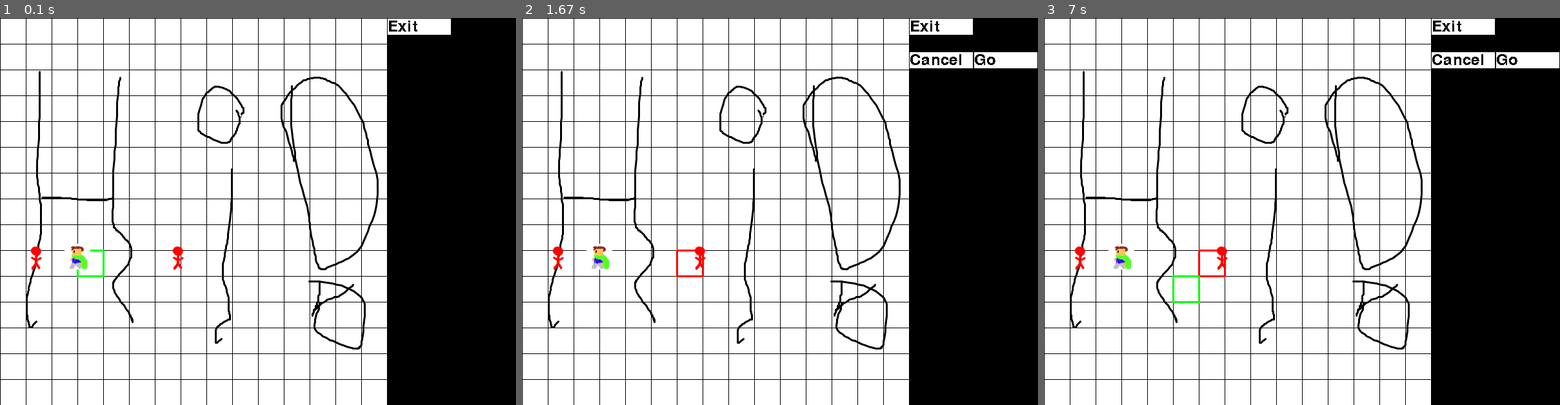
Above: before the commit, frames 1-3 (left to right).
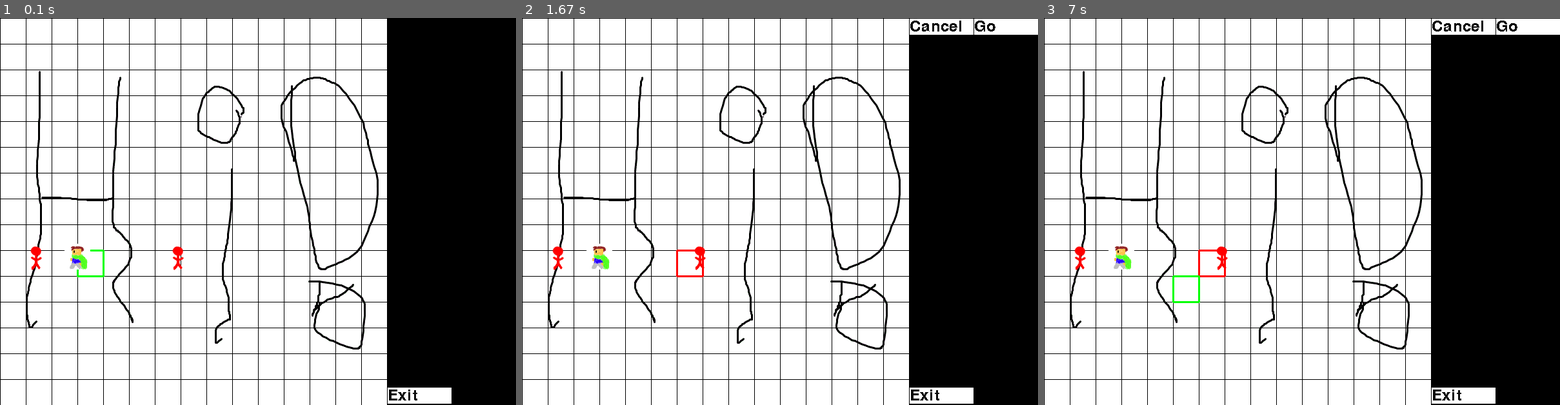
Above: after the commit, the same moments.

Repository: ssteen3/pydnd
Game: pygame game, started from trunk/GUI/pygametest.py
Two runs of this game, one before a commit and one after it. Both use one fixed random seed, a clock stepped at 60 frames per second and the inputs below.
Inputs (mouse positions are in pixels of both pictures, inside the frame that each line leads up to):
- Up to frame 1 (0.1 s): no input
- Up to frame 2 (1.67 s): hold Up 0.33-0.8 s; click (759, 226) at 0.95 s
- Up to frame 3 (7 s): click (1178, 281) at 6.92 s

The runs differ from the first frame. In frame 1, 0.9% of the frame differs, in the area x 75-88%, y 0-100%; in frame 2, 1.9%, in the area x 75-100%, y 0-100%; in frame 3, 1.9%.

Commit message:
Added movement limiting and button manager

Diff:
--- a/trunk/GUI/pygametest.py
+++ b/trunk/GUI/pygametest.py
@@ -1,9 +1,8 @@
-
 import pygame
 from pygame.locals import *
 
-class gridarea:
-	def __init__(self,root,w,h,sw,sh):
+class screenhandler:
+	def __init__(self,root,w,h,sw,sh,bg='.\\hi.gif',easybutton='y',bw=2,bh=0,bspace=1):
 		self.pieces = {}
 		self.images = {}
 		self.butnames = []
@@ -19,14 +18,17 @@
 		self.sw = sw
 		self.sh = sh
 		self.bg = 0
-		#self.canvas.pack()
-		#self.canvas.grid()
-		self.sel = piece(0,0,0,0,0,0,0)
-		self.setbg('.\\hi.gif')
+		self.sel = piece(0,0,0,0,0,0,0) #null piece
+		self.setbg(bg)
+		self.makedummychars()
+		if easybutton == 'y':
+			self.buttonstart(bw,bh,bspace)
+		self.update()
+
+	def makedummychars(self):
 		self.createpiece(250,350,'bob','.\\char.png',50,50)
 		self.createpiece(30,350,'john','.\\char.png',50,50)
 		self.createpiece(100,350,'jack','.\\char1.png',40,40)
-		self.update()
 
 	def selchar(self,name):
 		self.sel = self.pieces[name]
@@ -53,6 +55,56 @@
 	def toy(self, y):
 		return y*self.h/self.sh
 
+	def buttonstart(self, width, height=0,spacing=1):
+		self.buttonspace = spacing
+		self.buttonmode = 'standard'
+		x,y = self.root.get_size()
+		buttonspacer = x - self.w
+		buttonspaceb = y - self.h
+		if buttonspacer == 0:
+			self.buttonmode = 'bottom'
+			#note need to add other button mode compatibilities
+			print('Warning: button mode not yet supported, may be caused due to screen resolution')
+		else:
+			if height == 0:
+				self.bthigh = int(self.h/(25+self.buttonspace))
+				self.buttonheight = 25
+			else:
+				self.bthigh = height
+				self.buttonheight = int(self.h/self.bthigh) - self.buttonspace
+
+			self.btwide = width
+			self.buttonwidth = int(buttonspacer/self.btwide) - self.buttonspace
+			self.numbuttonst = -1
+			self.numbuttonsb = -1
+
+	def easybutton(self, name, color, function, align='top'):
+		#note need to add other button mode compatibilities
+		if self.buttonmode == 'standard':
+			if align == 'top':
+				print('Making Button')
+				self.numbuttonst += 1
+				return self.makebutton( self.w + self.buttonspace + (self.numbuttonst%self.btwide)*(self.buttonwidth+self.buttonspace),self.buttonspace + int(self.numbuttonst/self.btwide)*(self.buttonheight+self.buttonspace),self.buttonwidth, self.buttonheight, name, color, function)
+			elif align == 'bottom':
+				self.numbuttonsb += 1
+				return self.makebutton( self.w + self.buttonspace + (self.numbuttonsb%self.btwide)*(self.buttonwidth+self.buttonspace),self.buttonspace + (self.bthigh-1-int(self.numbuttonsb/self.btwide))*(self.buttonheight+self.buttonspace),self.buttonwidth, self.buttonheight, name, color, function)
+
+		else:
+			print('Warning: button mode not yet supported')
+
+	def easyrmbutton(self, num, align='top'):
+		if align == 'top':
+			for i in range(num):
+				last = self.butnames.pop()
+				self.butnames.append(last)
+				self.removebutton(last)
+				self.numbuttonst -= 1
+		else:
+				last = self.butnames.pop()
+				self.butnames.append(last)
+				self.removebutton(last)
+				self.numbuttonsb -= 1
+
 	def makebutton(self, left, top, width, height, name, color, function):
 		font = pygame.font.Font(None, 36)
 		text = font.render(name, 0, (10, 10, 10))
@@ -63,6 +115,16 @@
 		pygame.draw.rect(self.root,color,self.buttons[name])
 		self.root.blit(text, self.buttons[name])
 		return self.buttons[name]
+
+	def removebutton(self, name):
+		if name in self.butnames:
+			black = [0,0,0,0]
+			pygame.draw.rect(self.root,black,self.buttons[name])
+			self.butnames.remove(name)
+			del self.buttons[name]
+			del self.butfuncs[name]
+		else:
+			print('Error: Button ',name,' does not exist')
 
 	def getsel(self):
 		return self.sel
@@ -86,26 +148,23 @@
 		self.pieces[name].sel(color)
 		self.sel = self.pieces[name]
 
+	def updatepieces(self):
+		for sel in self.pieces.keys():
+			self.pieces[sel].updateloc()
+
 	def setbg(self,ifile):
 		self.drawimage(ifile,x=0,y=0)
 		self.bg = ifile
 		self.drawgrid()
 		#self.images[self.bg] = self.images[self.bg].convert()
 
-	def updatebg(self):
-		self.setbg(self.bg)
-
 	def update(self):
 		self.updateimage(ifile=self.bg,x=0,y=0)
 		self.updatepieces()
 		pygame.display.update()
 		pygame.display.flip()
 
-	def updatepieces(self):
-		for sel in self.pieces.keys():
-			self.pieces[sel].updateloc()
-
-#redraws the grid
+
 	def drawgrid(self):
 		color = [0, 0, 0, 0]
 		onetonumber = range(0,self.sh)
@@ -114,14 +173,14 @@
 		onetonumbertwo = range(0,self.sw)
 		for count in onetonumbertwo:
 			self.linesw[count] = pygame.draw.line(self.images[self.bg],color,(count*self.w/self.sw,0),(count*self.w/self.sw,self.h), 1)
-
-#adds image to canvas
 	def drawimage(self,ifile,x,y):
 		self.images[ifile] = pygame.image.load(ifile)
 		screen.blit(self.images[ifile], (x,y))
 
 	def updateimage(self,ifile,x,y):
 		screen.blit(self.images[ifile], (x,y))
+	def updatebg(self):
+		self.setbg(self.bg)
 
 class piece:
 	def __init__(self,root,x,y,image,name,iw,ih):
@@ -134,6 +193,7 @@
 		self.myname = name
 		if iw > 0:
 			self.createloc()
+			self.sq = self.grid.getsquare(self.midx,self.midy)
 
 	def inxy(self,x,y):
 		sx,sy = self.grid.getsquare(self.midx,self.midy)
@@ -149,8 +209,8 @@
 		green = [0,255,0,255]
 		black = [0,0,0,0]
 		white = [255,255,255,255]
-		cancel = self.grid.makebutton(601, 53, 98, 25, 'Cancel', white, exit)
-		go = self.grid.makebutton(701, 53, 98, 25, 'Go', white, exit)
+		cancel = self.grid.easybutton('Cancel', white, exit)
+		go = self.grid.easybutton('Go', white, exit)
 		self.grid.update()
 		print('Created Buttons')
 		self.grid.makebutton
@@ -171,41 +231,62 @@
 					x,y = next
 					if (x > 14):
 						if (cancel.collidepoint(z[0],z[1])):
+							self.grid.easyrmbutton(2)
+							self.sel(red)
+							self.grid.update()
 							return
 						if (go.collidepoint(z[0],z[1])):
+							self.grid.easyrmbutton(2)
 							self.movelist(mvsquares)
 							return
 						self.grid.handlemouse(z[0],z[1])
 					else:
-						if sqleft > 5:
-							if (cur[0] == x) and (cur[1] == y):
-								mvsquares.remove(cur)
-								if (len(mvsquares)>0):
-									cur = mvsquares.pop()
-									mvsquares.append(cur)
-								else:
-									cur = self.grid.getsquare(self.midx,self.midy)
-								self.grid.selsquare(z[0],z[1],black,0)
-								self.grid.update()
-							elif (abs(cur[0]-x)<2) and (abs(cur[1]-y)<2):
+						if (cur[0] == x) and (cur[1] == y):
+							mvsquares.remove(cur)
+							if (len(mvsquares)>1):
+								last = mvsquares.pop()
+								if (abs(cur[0]-last[0])>0) and (abs(cur[1]-last[1])>0):
+									sqleft += 15
+								elif (abs(cur[0]-last[0])>0) or (abs(cur[1]-last[1])>0):
+									sqleft += 10
+								mvsquares.append(last)
+								cur = last
+
+							elif (len(mvsquares)>0):
+								if (abs(cur[0]-self.sq[0])>0) and (abs(cur[1]-self.sq[1])>0):
+									sqleft += 15
+								elif (abs(cur[0]-self.sq[0])>0) or (abs(cur[1]-self.sq[1])>0):
+									sqleft += 10
+								cur = mvsquares.pop()
+								mvsquares.append(cur)
+
+							else:
+								if (abs(cur[0]-self.sq[0])>0) and (abs(cur[1]-self.sq[1])>0):
+									sqleft += 15
+								elif (abs(cur[0]-self.sq[0])>0) or (abs(cur[1]-self.sq[1])>0):
+									sqleft += 10
+								cur = self.grid.getsquare(self.midx,self.midy)
+							self.grid.selsquare(z[0],z[1],black,0)
+							self.grid.update()
+						elif (abs(cur[0]-x)<2) and (abs(cur[1]-y)<2):
+							if (abs(cur[0]-x)>0) and (abs(cur[1]-y)>0):
+								var = 15
+							elif (abs(cur[0]-x)>0) or (abs(cur[1]-y)>0):
+								var = 10
+							if sqleft >= var:
 								if not (next in mvsquares):
-									if (abs(cur[0]-x)>0) and (abs(cur[1]-y)>0):
-										sqleft -= 15
-									elif (abs(cur[0]-x)>0) or (abs(cur[1]-y)>0):
-										sqleft -= 10
+									sqleft -= var
 									mvsquares.append(next)
 									self.grid.selsquare(z[0],z[1],green,0)
 									self.grid.update()
 									cur = next
-						else:
-							print('out of movement')
+							else:
+								print('out of movement')
 
 	def movelist(self,mvsquares):
 		for square in mvsquares:
 			self.smovesq(square[0],square[1])
 
-	def getname(self):
-		return self.myname
 
 	def goxy(self,x,y):
 		self.locx = x
@@ -249,6 +330,7 @@
 			for event in pygame.event.get():
 				pass
 			self.sel(red)
+		self.sq = self.grid.getsquare(self.midx,self.midy)
 
 	def getx(self):
 		return self.locx
@@ -256,11 +338,15 @@
 	def gety(self):
 		return self.locy
 
+	def getname(self):
+		return self.myname
+
 	def createloc(self):
 		self.grid.drawimage(ifile=self.ifile,x=self.locx,y=self.locy)
 
 	def updateloc(self):
 		self.grid.updateimage(ifile=self.ifile,x=self.locx,y=self.locy)
+
 
 
 #start
@@ -268,9 +354,6 @@
 pygame.font.init()
 screen = pygame.display.set_mode((800,600))
 pygame.display.set_caption('DnD Engine')
-
-#images and background
-#background = pygame.image.load('testing.jpg').convert()
 
 
 #Display text
@@ -279,10 +362,11 @@
 #textpos = text.get_rect()
 #textpos.centerx = background.get_rect().centerx
 #screen.blit(background, (0,0))
+
 objects = []
-grid = gridarea(screen,600,600,15,15)
-RED = [255,255,255,255]
-grid.makebutton(601,1,98,25,'Exit',RED,exit)
+grid = screenhandler(screen,600,600,15,15)
+white = [255,255,255,255]
+grid.easybutton('Exit',white,exit,align='bottom')
 grid.update()
 color= [255,0,0,255]
 print(grid.getsel().getname())
